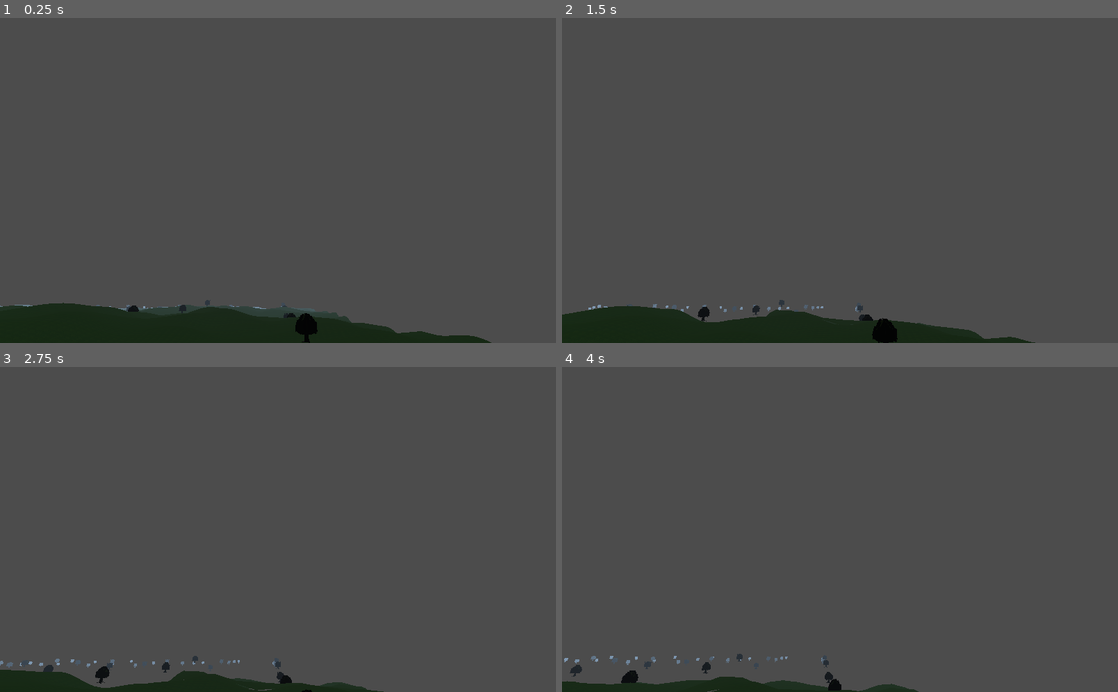
Above: before the commit, frames 1-4 (two rows, left to right).
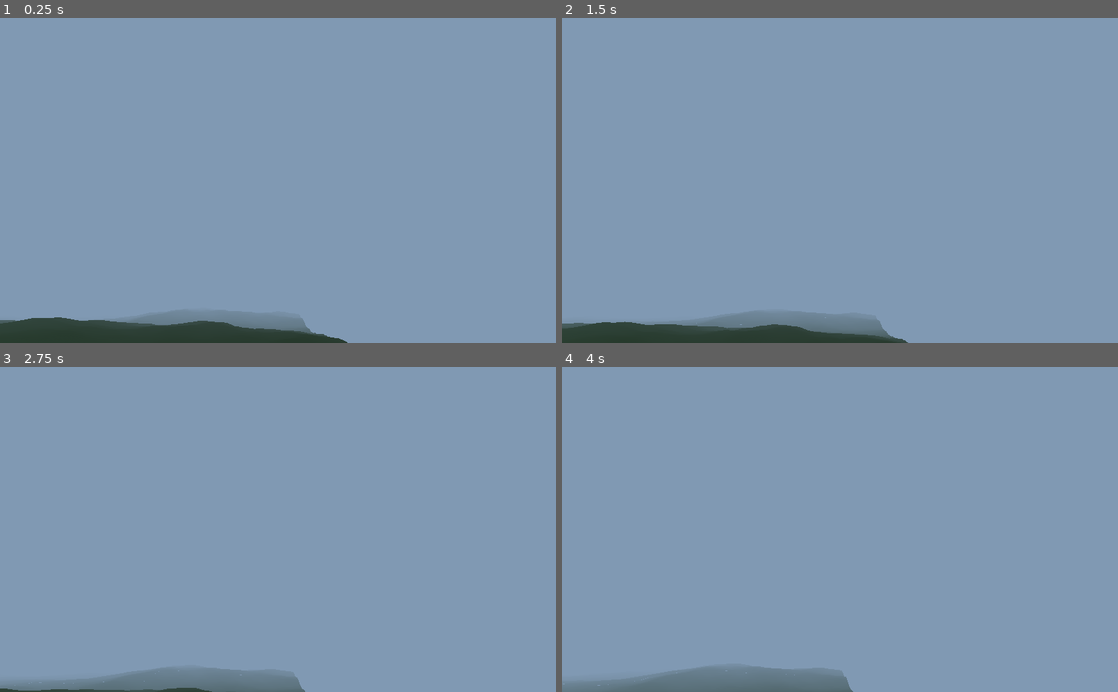
Above: after the commit, the same moments.

Repository: itaden1/webRPG
Game: Godot game, scene res://Scenes/World.tscn
The game is run twice, just before and just after one commit, with the same random seed, the same clock (stepped at 60 frames per second) and the same inputs. The project has no main scene, so this scene is started directly.
Inputs (mouse positions are in pixels of both pictures, inside the frame that each line leads up to):
- Up to frame 1 (0.25 s): no input
- Up to frame 2 (1.5 s): move the mouse to (867, 180) at 0.52 s; hold F 0.53-1.28 s; hold W from 0.53 s (still down); tap Space at 0.77 s; move the mouse to (812, 180) at 1.27 s; tap F at 1.35 s
- Up to frame 3 (2.75 s): keep holding W; tap Space at 1.52 s; move the mouse to (289, 523) at 2.02 s; hold F from 2.03 s (still down)
- Up to frame 4 (4 s): keep holding W; move the mouse to (834, 536) at 2.77 s; release F at 2.78 s; tap F at 2.85 s; tap Space at 3.02, 3.77 s; move the mouse to (878, 532) at 3.52 s; hold F from 3.53 s (still down)

The runs differ from the first frame. In frame 1, 100% of the frame differs, in the area x 0-100%, y 0-100%; in frame 2, 100%; in frame 3, 100%; in frame 4, 100%.

Commit message:
fiddle with fallof algorythm

Diff:
--- a/Scenes/World.tscn
+++ b/Scenes/World.tscn
@@ -1,21 +1,39 @@
-[gd_scene load_steps=5 format=2]
+[gd_scene load_steps=7 format=2]
 
 [ext_resource path="res://Scripts/Generators/TerrainGenerator.gd" type="Script" id=1]
 [ext_resource path="res://Materials/Grass.tres" type="Material" id=2]
 [ext_resource path="res://assets/simple_fpsplayer/Player.tscn" type="PackedScene" id=3]
 
 [sub_resource type="Environment" id=1]
+background_mode = 1
+background_color = Color( 0.501961, 0.6, 0.701961, 1 )
 fog_enabled = true
+fog_color = Color( 0.501961, 0.6, 0.701961, 1 )
+fog_depth_begin = 30.0
+fog_depth_end = 0.0
+
+[sub_resource type="PlaneMesh" id=2]
+size = Vector2( 10000, 10000 )
+
+[sub_resource type="SpatialMaterial" id=3]
+albedo_color = Color( 0, 0.505882, 1, 1 )
 
 [node name="World" type="Spatial"]
 script = ExtResource( 1 )
 material = ExtResource( 2 )
+hill_exponent_fudge = 1.0
 
 [node name="Player" parent="." instance=ExtResource( 3 )]
-transform = Transform( 1, 0, 0, 0, 0.910149, 0.41428, 0, -0.41428, 0.910149, 42.397, 37.0251, 29.6386 )
+transform = Transform( 1, 0, 0, 0, 0.910149, 0.41428, 0, -0.41428, 0.910149, 42.397, 239.136, 29.6386 )
 
 [node name="DirectionalLight" type="DirectionalLight" parent="."]
 transform = Transform( 1, 0, 0, 0, 0.753081, 0.657928, 0, -0.657928, 0.753081, 0, 2.64305, 0 )
 
 [node name="WorldEnvironment" type="WorldEnvironment" parent="."]
 environment = SubResource( 1 )
+
+[node name="Ocean" type="MeshInstance" parent="."]
+transform = Transform( 1, 0, 0, 0, 1, 0, 0, 0, 1, 0, 3.20033, 0 )
+visible = false
+mesh = SubResource( 2 )
+material/0 = SubResource( 3 )
--- a/Scenes/WorldChunk.tscn
+++ b/Scenes/WorldChunk.tscn
@@ -4,3 +4,5 @@
 
 [node name="MeshInstance" type="MeshInstance"]
 script = ExtResource( 1 )
+lod_1_dist = 3500.0
+lod_2_dist = 8000.0
--- a/Scripts/Generators/TerrainGenerator.gd
+++ b/Scripts/Generators/TerrainGenerator.gd
@@ -4,25 +4,37 @@
 var mesh_inst_scene = preload("res://Scenes/WorldChunk.tscn")
 var tree_spawner_scene = preload("res://Scenes/TreeSpawner.tscn")
 
+const OCEAN_LEVEL = 55
 
 export (int) var chunk_count_x = 10
 export (int) var chunk_count_y = 10
 export (Vector2) var chunk_size = Vector2(500, 500)
-export (Vector2) var chunk_divisions = Vector2(50, 50)
-export (Vector2) var low_lod_chunk_divisions = Vector2(10, 10)
+export (Vector2) var chunk_divisions = Vector2(30, 30)
+export (Vector2) var low_lod_chunk_divisions = Vector2(5, 5)
 export (SpatialMaterial) var material
 
-export (float) var hill_multiplyer = 100
+export (float) var hill_multiplyer = 20.0
+export (float) var hill_exponent = 2
+export (float) var hill_exponent_fudge = 1.8
 
 onready var player: KinematicBody = get_node("Player")
 
+var hill_noise := OpenSimplexNoise.new()
+var ocean_noise := OpenSimplexNoise.new()
+
 # Called when the node enters the scene tree for the first time.
 func _ready():
-	var hill_noise := OpenSimplexNoise.new()
+	get_node("Ocean").global_transform.origin.y = OCEAN_LEVEL
+
 	hill_noise.seed = randi()
-	hill_noise.octaves = 4
-	hill_noise.period = 800.0
-	hill_noise.persistence = 0.8
+	hill_noise.octaves = 6
+	hill_noise.period = 1800.0
+	hill_noise.persistence = 0.5
+
+	ocean_noise.seed = randi()
+	ocean_noise.octaves = 4
+	ocean_noise.period = 3000.0
+	ocean_noise.persistence = 0.8
 
 	var biome_noise := OpenSimplexNoise.new()
 	biome_noise.seed = randi()
@@ -59,7 +71,6 @@
 
 			# place some trees
 			if biome_noise.get_noise_3d(x, 0, y) > 0:
-				print("things")
 				var tree_spawner = tree_spawner_scene.instance()
 				add_child(tree_spawner)
 				tree_spawner.global_transform.origin.x = x * chunk_size.x
@@ -87,16 +98,59 @@
 		var _a = dt.create_from_surface(array_mesh, 0)
 		for i in range(dt.get_vertex_count()):
 			var vertex = dt.get_vertex(i)
-			vertex.y = noise.get_noise_3d(
+			var height = get_reshaped_elevation(
 				vertex.x + offset_x * chunk_size.x,
-				0,
-				vertex.z + offset_y * chunk_size.y) * multiplyer
+				vertex.z + offset_y * chunk_size.y
+			)
+
+			vertex.y = height
 
 			dt.set_vertex(i, vertex)
 		var terrain_mesh := ArrayMesh.new()
 		var _b = dt.commit_to_surface(terrain_mesh)
 		return terrain_mesh
 
-# Called every frame. 'delta' is the elapsed time since the previous frame.
-#func _process(delta):
-#	pass
+func normalize_to_zero_one_range(num: float):
+	var max_num = 1
+	var min_num = -1
+	return (num - min_num) / (max_num - min_num)
+
+func get_raw_land_height(x: float, y: float):
+	var val = hill_noise.get_noise_3d(x, 0, y)
+	return normalize_to_zero_one_range(val)
+
+func get_raw_ocean_height(x: float, y: float):
+	var val = ocean_noise.get_noise_3d(x, 0, y)
+	return normalize_to_zero_one_range(val)
+
+func get_modified_land_height(x: float, y: float):
+	var initial_height = get_raw_land_height(x, y)
+	return modify_land_height(initial_height)
+
+func modify_land_height(h: float):
+	return pow(h * hill_multiplyer * hill_exponent_fudge, hill_exponent)
+
+func euclidean_squared_distance(x: float, y: float) -> float:
+	# gets the euclidean squared distance from the vertex to the map border
+	var width = chunk_count_x * chunk_size.x
+	var height = chunk_count_y * chunk_size.y
+
+	var nx = 2 * x/width - 1
+	var ny = 2 * y/height - 1
+
+	var distance = min(1, (pow(nx, 2) + pow(ny, 2)) / sqrt(2))
+
+	return distance
+
+func get_reshaped_elevation(x: float, y: float) -> float:
+	var distance = euclidean_squared_distance(x, y)
+	var elevation = get_raw_land_height(x, y)
+	var ocean_elevation = elevation + (1-distance) / 2
+	#var elevation = get_ocean_height(x, y)
+
+	if distance > 0.4 and ocean_elevation < elevation:
+		return -200.0
+	#	elevation = water_level
+	#new_elevation = get_modified_land_height(x, y)
+
+	return modify_land_height(elevation)
--- a/assets/simple_fpsplayer/Player.gd
+++ b/assets/simple_fpsplayer/Player.gd
@@ -4,9 +4,9 @@
 
 const GRAVITY = -32.8
 var vel = Vector3()
-const MAX_SPEED = 50
-const JUMP_SPEED = 32
-const ACCEL = 14.5
+const MAX_SPEED = 100
+const JUMP_SPEED = 50
+const ACCEL = 30.5
 
 var dir = Vector3()
 
--- a/assets/simple_fpsplayer/Player.tscn
+++ b/assets/simple_fpsplayer/Player.tscn
@@ -27,9 +27,9 @@
 [node name="Flashlight" type="SpotLight" parent="rotation_helper"]
 transform = Transform( -1, 0, -8.74228e-08, 0, 1, 0, 8.74228e-08, 0, -1, 0, 0, 0 )
 visible = false
-light_energy = 3.0
+light_energy = 6.0
 light_bake_mode = 0
-spot_range = 20.0
+spot_range = 189.971
 spot_angle = 16.079
 
 [node name="playerfeet" type="RayCast" parent="."]
